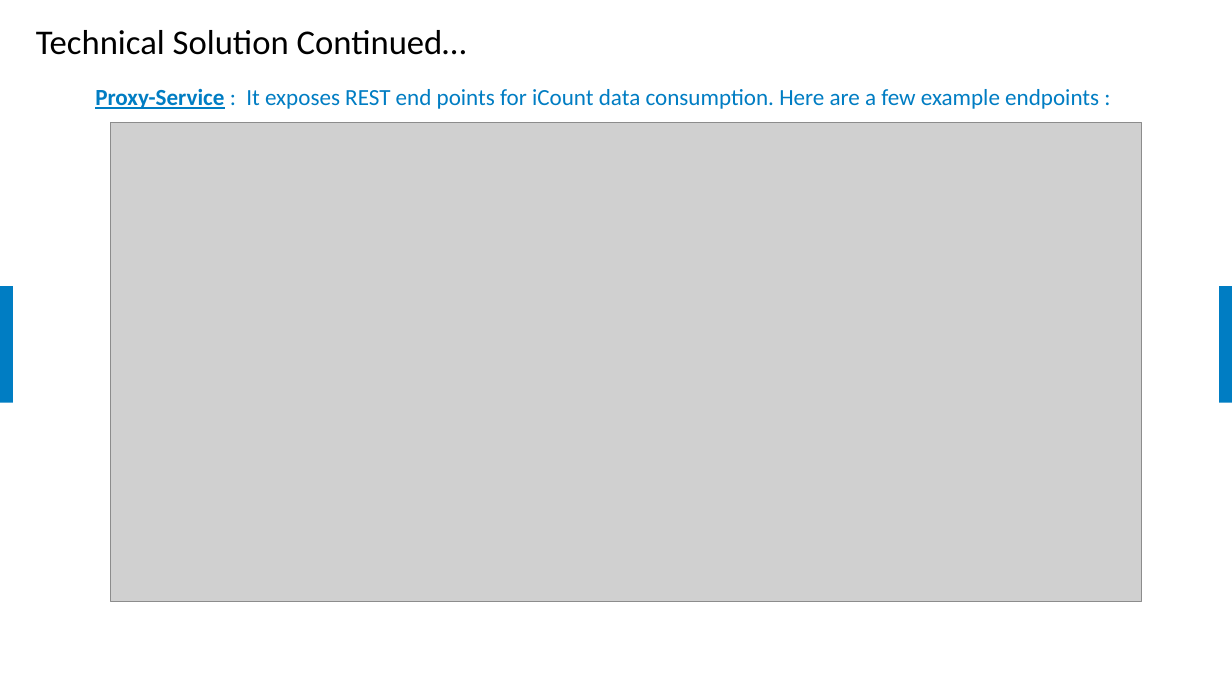
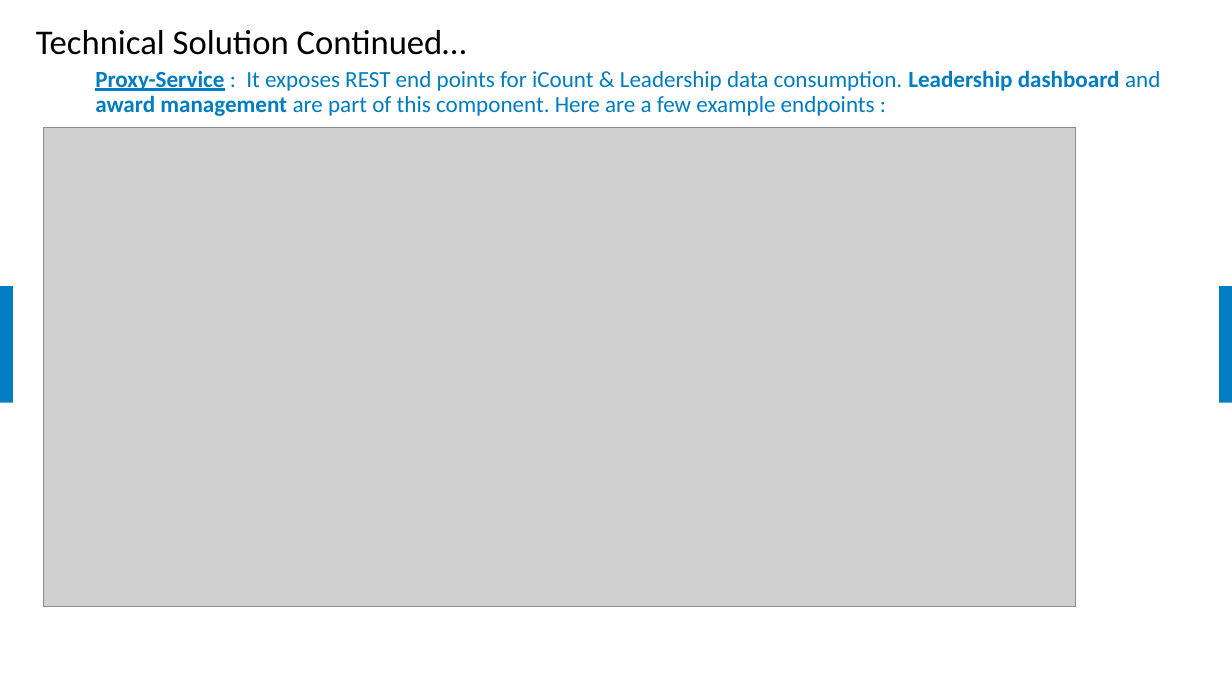
Before and after one commit to samratbasu2019/iSoreDesignArtifacts, a slide deck: slide 15 of iSolve-iCount-Hackathon_Solution.pptx. Drawn at 1232x693 pixels with LibreOffice and Linux fonts; fonts in the diff are those of the drawing; grey boxes stand for pictures; background and template pictures are left out. Boxes give left, top, right and bottom in pixels: in the first picture for what was removed or moved away, otherwise in the second. Text is boxed around its words. In the diff, an @@ line names an element or a change of style, - is before the commit and + after.

```diff
--- a/iSolve-iCount-Hackathon_Solution.pptx
+++ b/iSolve-iCount-Hackathon_Solution.pptx
@@ text at (x1=95, y1=70, x2=1160, y2=116): text changed @@
-  Proxy-Service : It exposes REST end points for iCount data consumption. Here are a few example endpoints :
+  Proxy-Service : It exposes REST end points for iCount & Leadership data consumption. Leadership dashboard and award management are part of this component. Here are a few example endpoints :
@@ picture moved from (x1=111, y1=122, x2=1142, y2=601) to (x1=43, y1=128, x2=1075, y2=606) @@
```
Also in this commit, not shown: 2 other slides changed.
